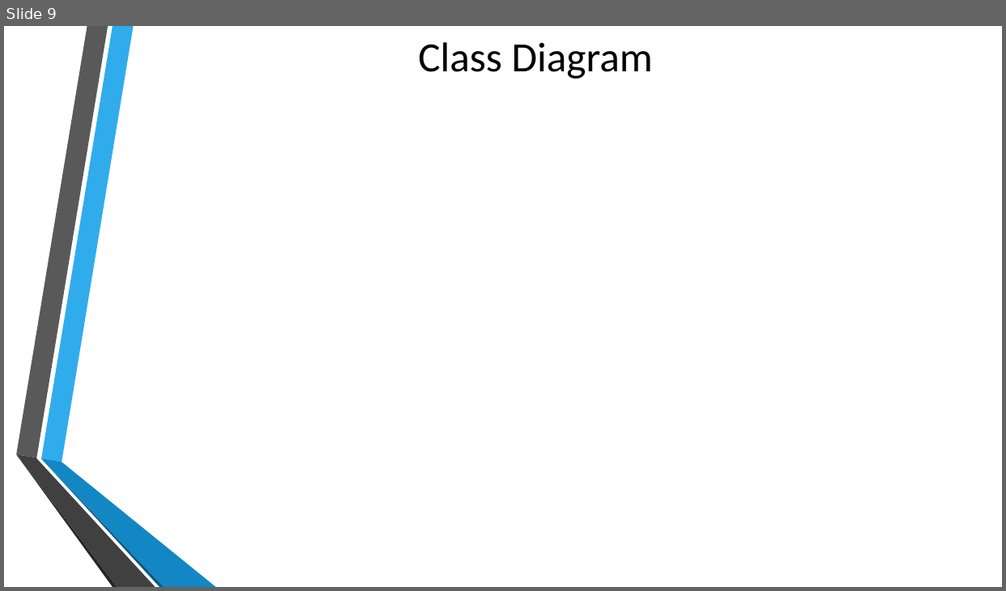
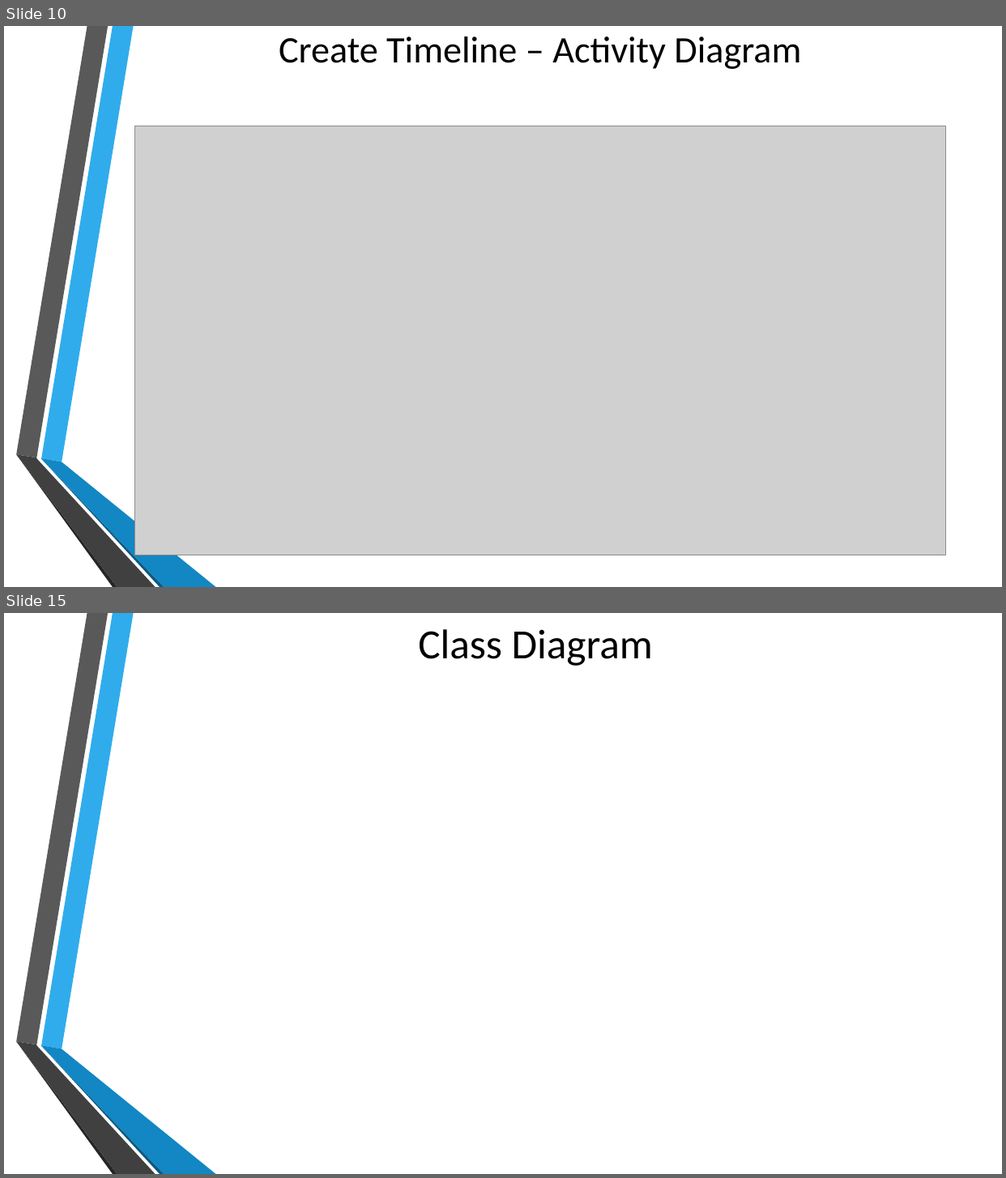
Before and after one commit to cewrobel/Colt_Timeline, a slide deck: presentation/Requirements_TimelineGroup.pptx. Shown one above the other, each under a label of ours: slide 9 before the commit, slides 10 and 15 after it; the slides between them are not shown. The pictures are 1006x591 and 1006x1178 pixels, drawn with LibreOffice and Linux fonts; fonts in the diff are those of the drawing; grey boxes stand for pictures; background and template pictures are left out. Boxes give left, top, right and bottom in pixels: in the first picture for what was removed or moved away, otherwise in the second. Text is boxed around its words. In the diff, an @@ line names an element or a change of style, - is before the commit and + after.

```diff
--- a/presentation/Requirements_TimelineGroup.pptx
+++ b/presentation/Requirements_TimelineGroup.pptx
@@ slide 10 added at bbox=[4, 26, 1002, 587], background picture (left out); not listed: 6 template elements that a slide beside it also shows @@
@@ title added at bbox=[279, 37, 801, 69], 36 pt, text #000000 @@
+Create Timeline – Activity Diagram
@@ picture added at bbox=[135, 126, 946, 555] @@
@@ what was slide 9 is now slide 15 @@
```
Also in this commit, not shown: 2 slides changed, 4 other slides added.
